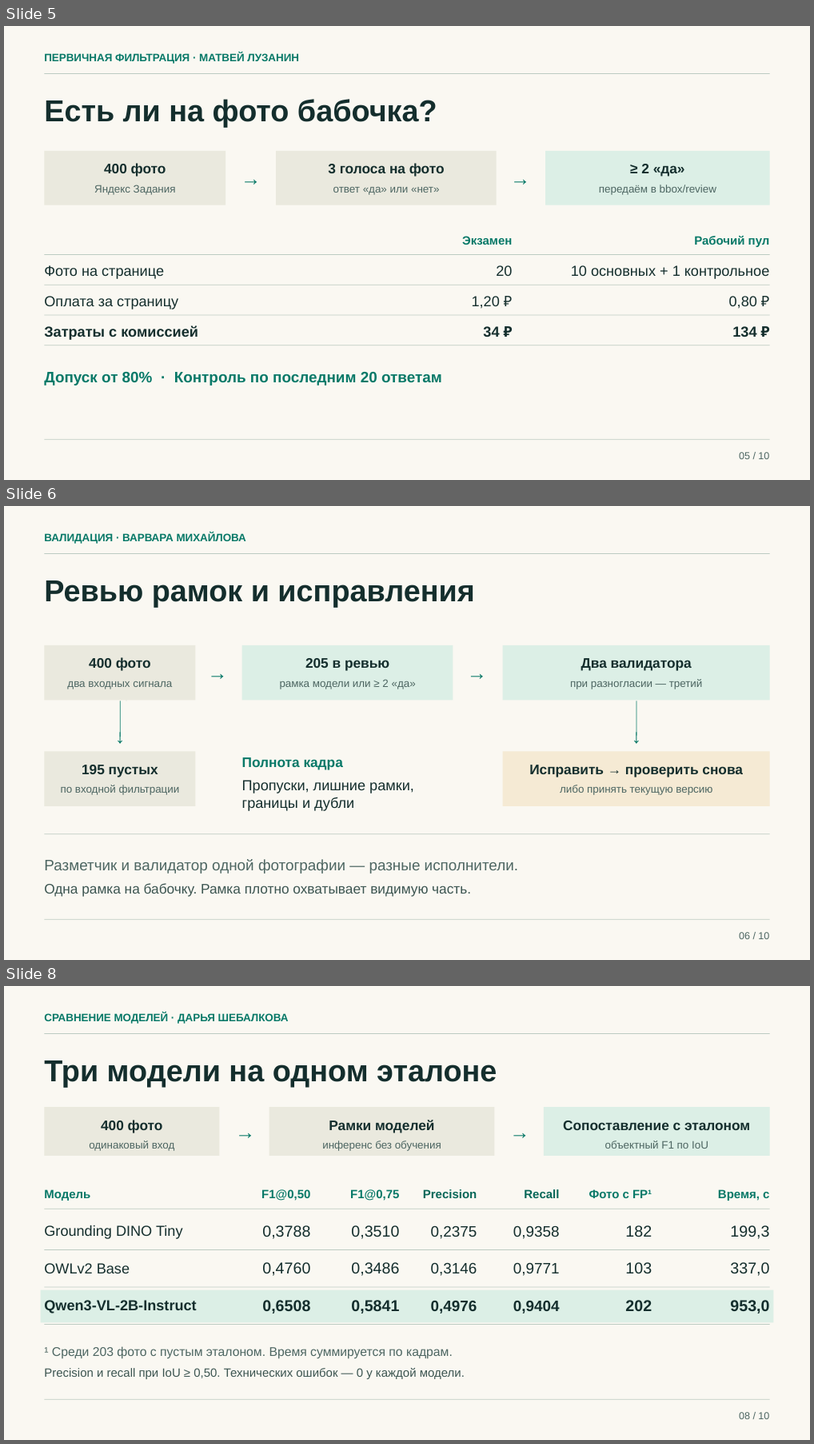
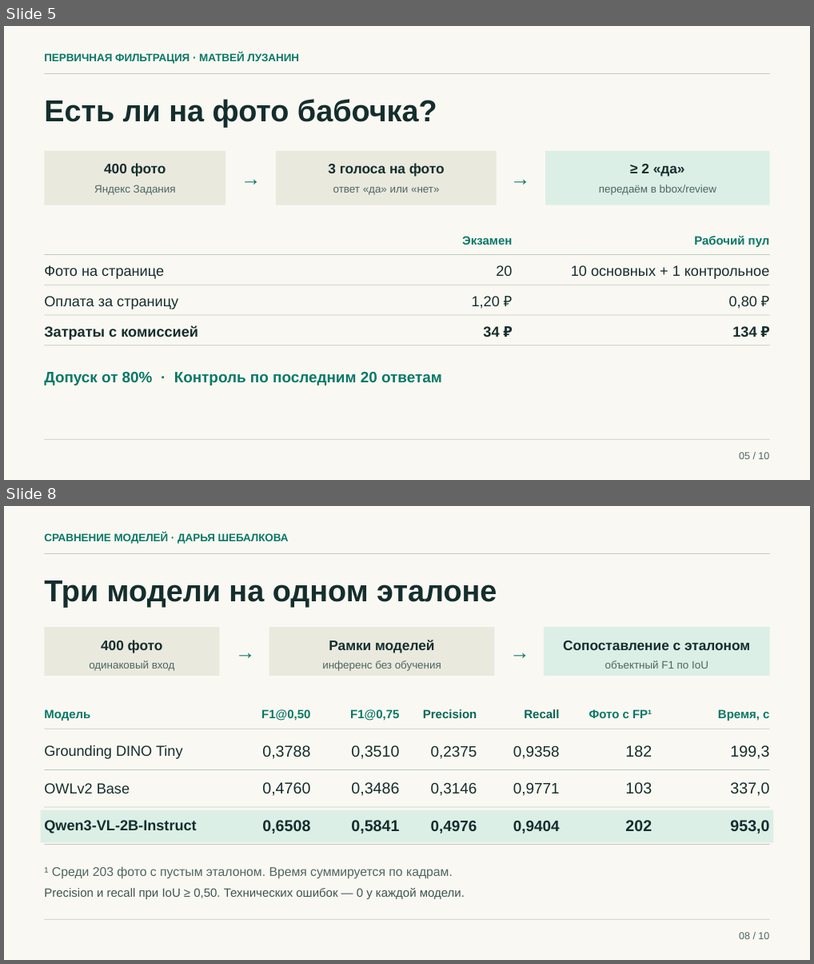
Before and after one commit to darya-sheb/data-labeling-shad, a slide deck: Детекция бабочек - защита проекта.pptx. Shown one above the other, each under a label of ours: slides 5, 6 and 8 before the commit, slides 5 and 8 after it; the slides between them are not shown. The pictures are 814x1444 and 814x964 pixels, drawn with LibreOffice and Linux fonts; fonts in the diff are those of the drawing. Boxes give left, top, right and bottom in pixels: in the first picture for what was removed or moved away, otherwise in the second. Text is boxed around its words. In the diff, an @@ line names an element or a change of style, - is before the commit and + after.

Commit message:
Обновить слайды о ревью и контроле качества в презентации

```diff
--- a/Детекция бабочек - защита проекта.pptx
+++ b/Детекция бабочек - защита проекта.pptx
@@ slide 6 removed at [4,506,810,960], background #FAF8F2 @@
@@ text removed at [44,532,246,544] @@
-ВАЛИДАЦИЯ · ВАРВАРА МИХАЙЛОВА
@@ rectangle removed at [45,553,770,554] @@
@@ text removed at [44,580,474,607] @@
-Ревью рамок и исправления
@@ rectangle removed at [45,645,196,700] @@
@@ rectangle removed at [242,645,454,700] @@
@@ rectangle removed at [503,645,770,700] @@
@@ text removed at [89,657,151,671] @@
-400 фото
@@ text removed at [198,659,236,685] @@
-→
@@ text removed at [306,658,390,671] @@
-205 в ревью
@@ text removed at [458,659,496,685] @@
-→
@@ text removed at [582,658,692,671] @@
-Два валидатора
@@ text removed at [67,681,172,689] @@
-два входных сигнала
@@ text removed at [280,679,416,689] @@
-рамка модели или ≥ 2 «да»
@@ text removed at [570,679,703,689] @@
-при разногласии — третий
@@ text removed at [106,721,134,748] @@
-↓
@@ rectangle removed at [120,700,121,736] @@
@@ rectangle removed at [126,700,127,700] @@
@@ text removed at [623,721,651,748] @@
-↓
@@ rectangle removed at [637,700,638,736] @@
@@ rectangle removed at [45,751,196,806] @@
@@ text removed at [82,764,158,777] @@
-195 пустых
@@ text removed at [242,757,343,770] @@
-Полнота кадра
@@ rectangle removed at [503,751,770,806] @@
@@ text removed at [530,764,743,777] @@
-Исправить → проверить снова
@@ text removed at [61,784,180,795] @@
-по входной фильтрации
@@ text removed at [242,780,414,811] @@
-Пропуски, лишние рамки,
-границы и дубли
@@ text removed at [560,784,713,795] @@
-либо принять текущую версию
@@ rectangle removed at [45,834,770,835] @@
@@ text removed at [44,859,518,873] @@
-Разметчик и валидатор одной фотографии — разные исполнители.
@@ text removed at [44,883,471,896] @@
-Одна рамка на бабочку. Рамка плотно охватывает видимую часть.
@@ rectangle removed at [45,919,770,919] @@
@@ text removed at [739,932,770,939] @@
-06 / 10
```
Also in this commit, not shown: 2 slides added, 1 other slide removed.
